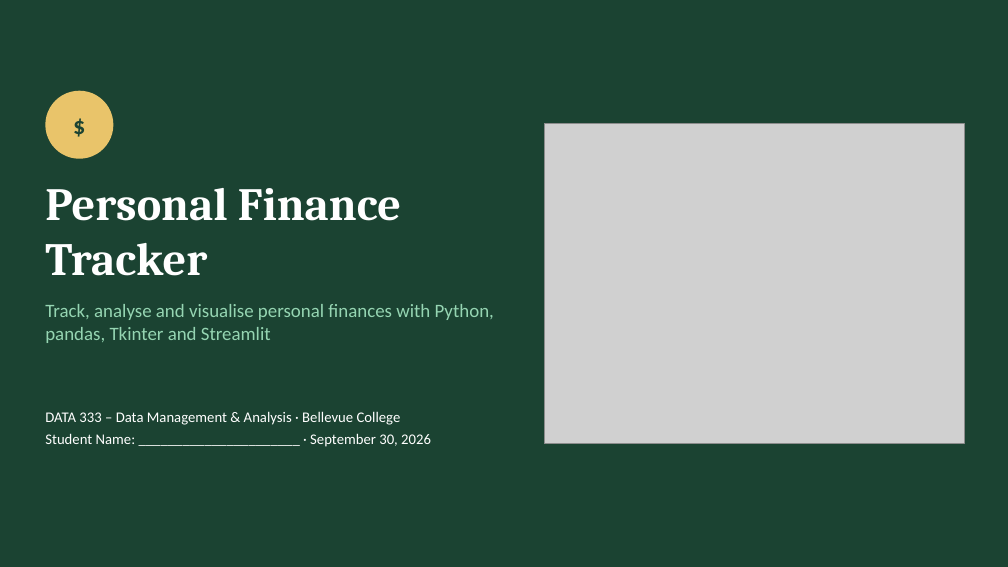
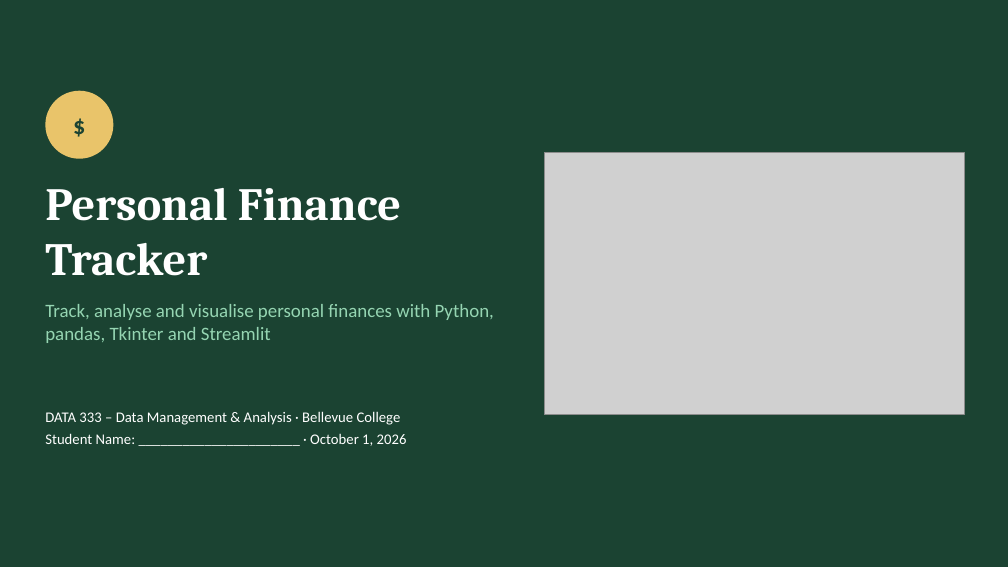
Before and after one commit to 14juanito/Personal-finance-tracker, a slide deck: slide 1 of deliverables/Demo_Slides.pptx. Drawn at 1008x567 pixels with LibreOffice and Linux fonts; fonts in the diff are those of the drawing; grey boxes stand for pictures. Boxes give left, top, right and bottom in pixels: in the first picture for what was removed or moved away, otherwise in the second. Text is boxed around its words. In the diff, an @@ line names an element or a change of style, - is before the commit and + after.

```diff
--- a/deliverables/Demo_Slides.pptx
+++ b/deliverables/Demo_Slides.pptx
@@ picture: place and size @@
-picture at (544, 123, 964, 444)
+picture at (544, 153, 964, 415)
@@ text at (45, 433, 407, 446): text changed @@
-Student Name: ______________________ · September 30, 2026
+Student Name: ______________________ · October 1, 2026
```
Also in this commit, not shown: 4 other slides changed, 6 other files.
